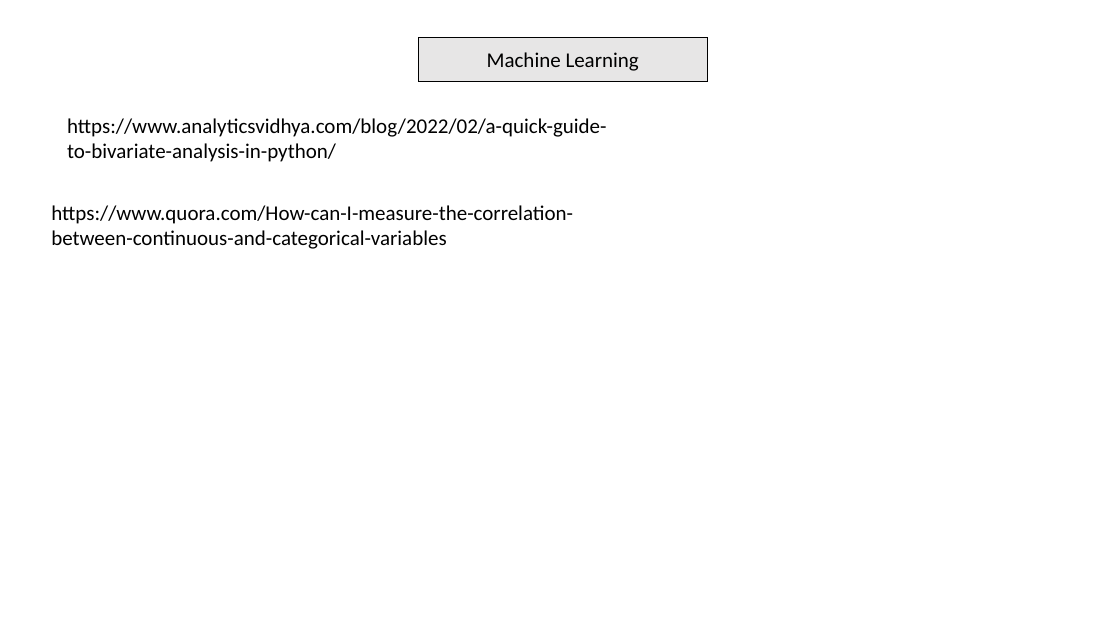
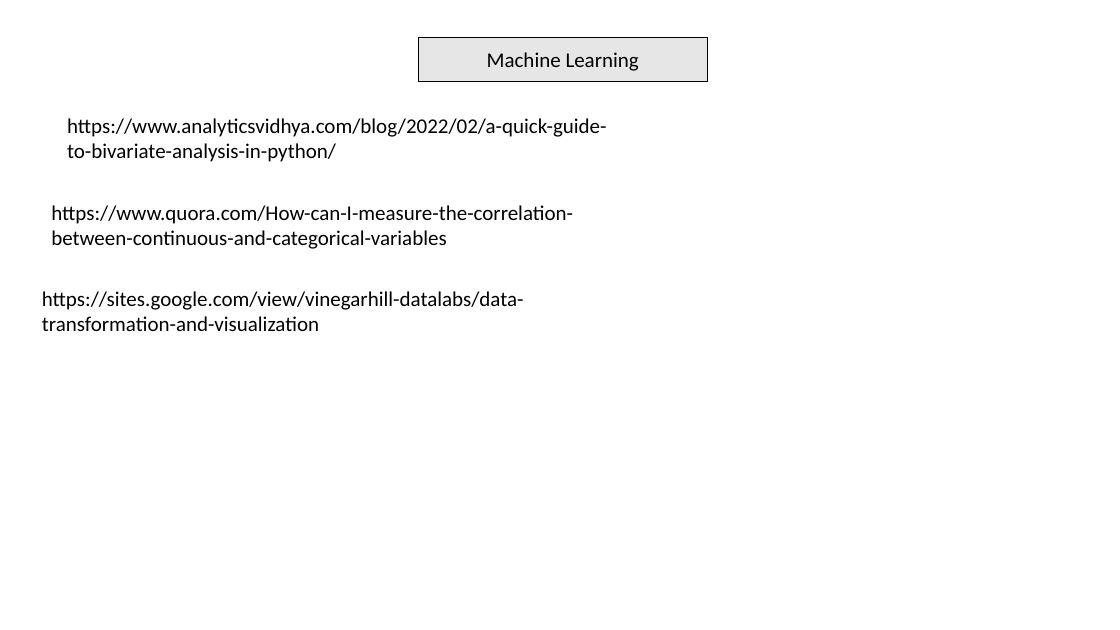
Before and after one commit to jonavicius-marcio/data_science, a slide deck: slide 13 of type model.pptx (slide 12 before the commit). Drawn at 1120x630 pixels with LibreOffice and Linux fonts; fonts in the diff are those of the drawing. Boxes give left, top, right and bottom in pixels: in the first picture for what was removed or moved away, otherwise in the second. Text is boxed around its words. In the diff, an @@ line names an element or a change of style, - is before the commit and + after.

```diff
--- a/type model.pptx
+++ b/type model.pptx
@@ text added at (42,291,524,331), 18 pt, text #000000 @@
+https://sites.google.com/view/vinegarhill-datalabs/data-transformation-and-visualization
```
Also in this commit, not shown: 1 other slide changed, 2 slides added, 28 other files.
